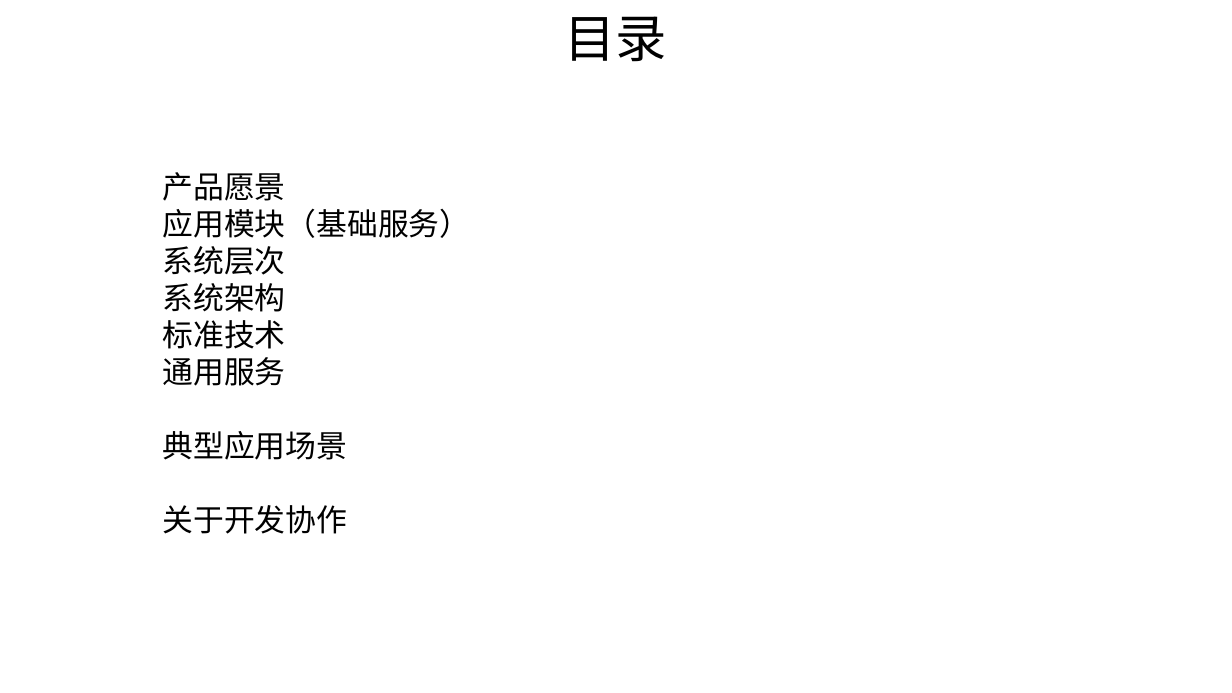
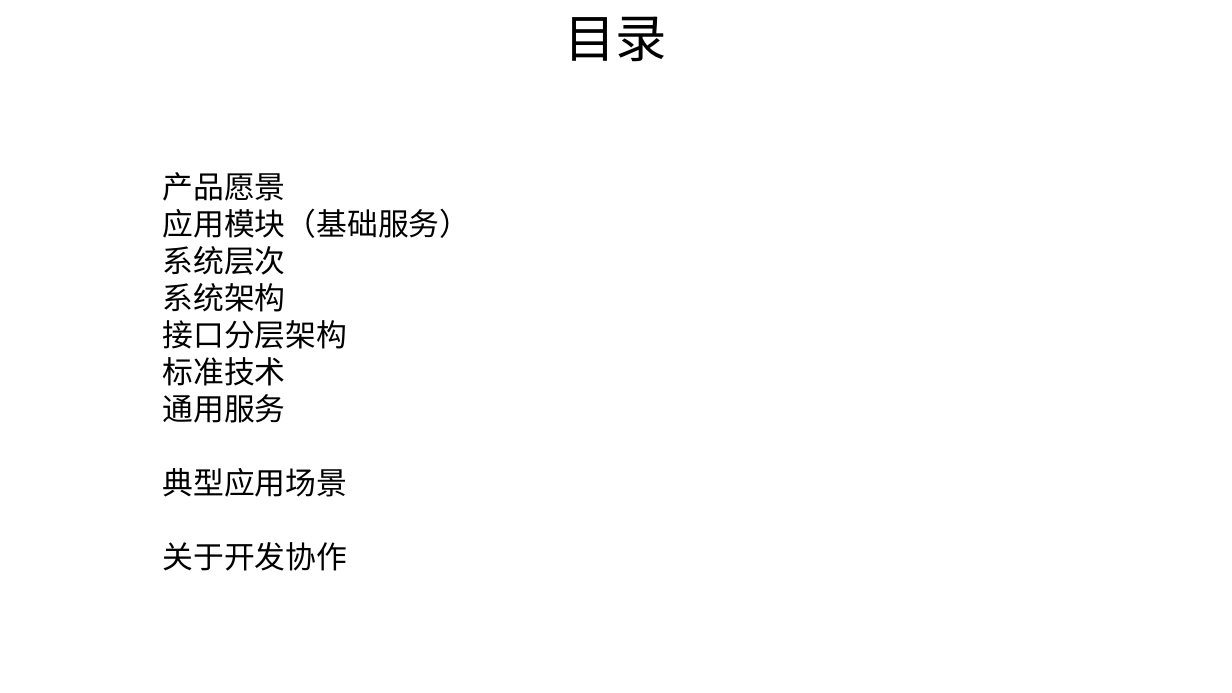
Before and after one commit to shiyunlai/tistools, a slide deck: slide 2 of TIStools.pptx. Drawn at 1232x693 pixels with LibreOffice and Linux fonts; fonts in the diff are those of the drawing. Boxes give left, top, right and bottom in pixels: in the first picture for what was removed or moved away, otherwise in the second. Text is boxed around its words. In the diff, an @@ line names an element or a change of style, - is before the commit and + after.

```diff
--- a/TIStools.pptx
+++ b/TIStools.pptx
@@ text at (x1=162, y1=320, x2=347, y2=349): paragraph added @@
+接口分层架构
```
Also in this commit, not shown: 1 slide added, 6 other files.
